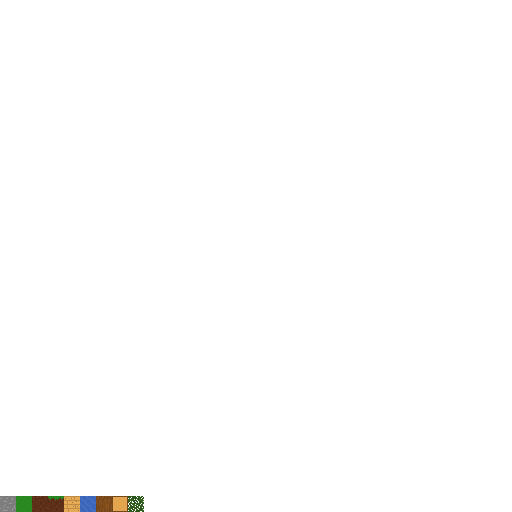
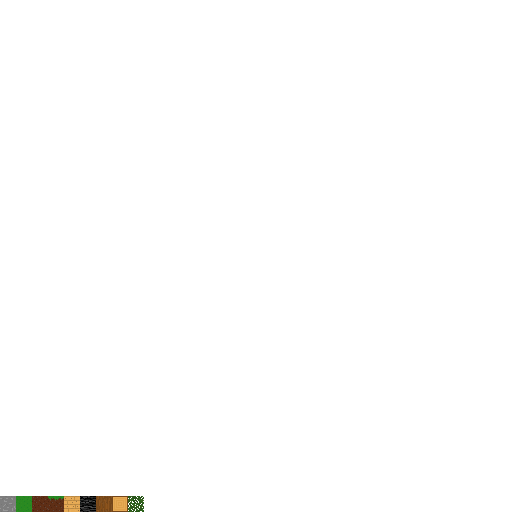
Comparing the layer stacks of the two 512px x 512px images. Changes:
added layer "Malebene 1(eingefügt)" above "Hintergrund" over [80, 496, 96, 512]
painted on "Hintergrund" over [80, 496, 96, 512]
